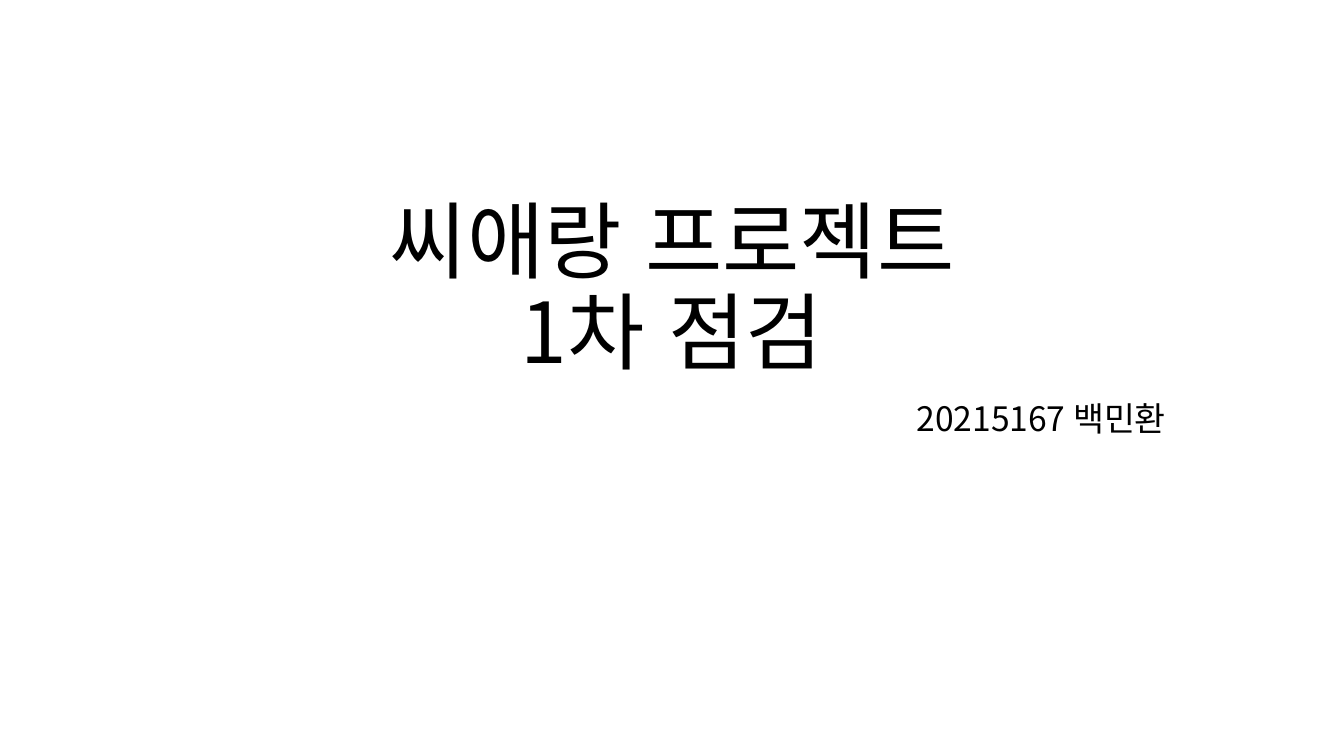
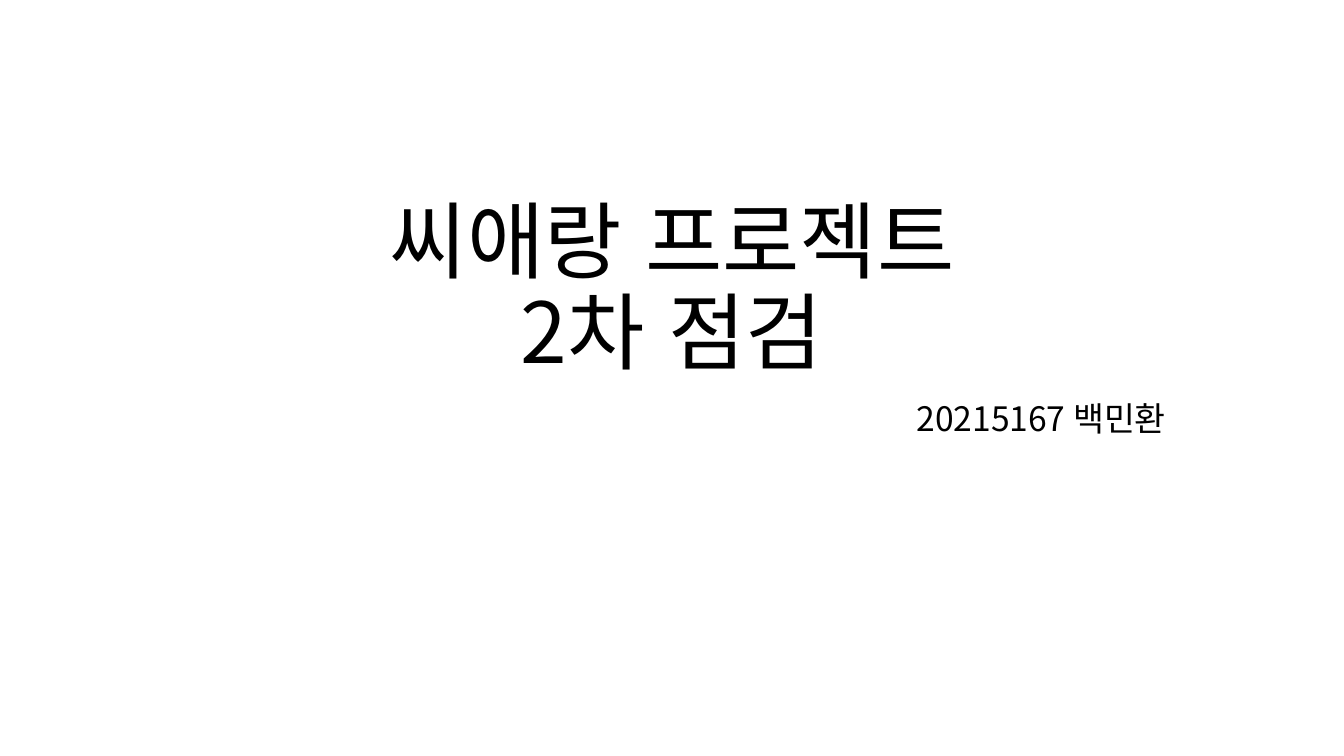
Before and after one commit to bmh2350/2022-Tensor-Summer-Workshop, a slide deck: slide 1 of 씨애랑 프로젝트.pptx. Drawn at 1344x756 pixels with LibreOffice and Linux fonts; fonts in the diff are those of the drawing. Boxes give left, top, right and bottom in pixels: in the first picture for what was removed or moved away, otherwise in the second. Text is boxed around its words. In the diff, an @@ line names an element or a change of style, - is before the commit and + after.

```diff
--- a/씨애랑 프로젝트.pptx
+++ b/씨애랑 프로젝트.pptx
@@ title at bbox=[390, 202, 954, 370]: text changed @@
-씨애랑 프로젝트
-1차 점검
+씨애랑 프로젝트
+2차 점검
```
Also in this commit, not shown: 2 slides added.
